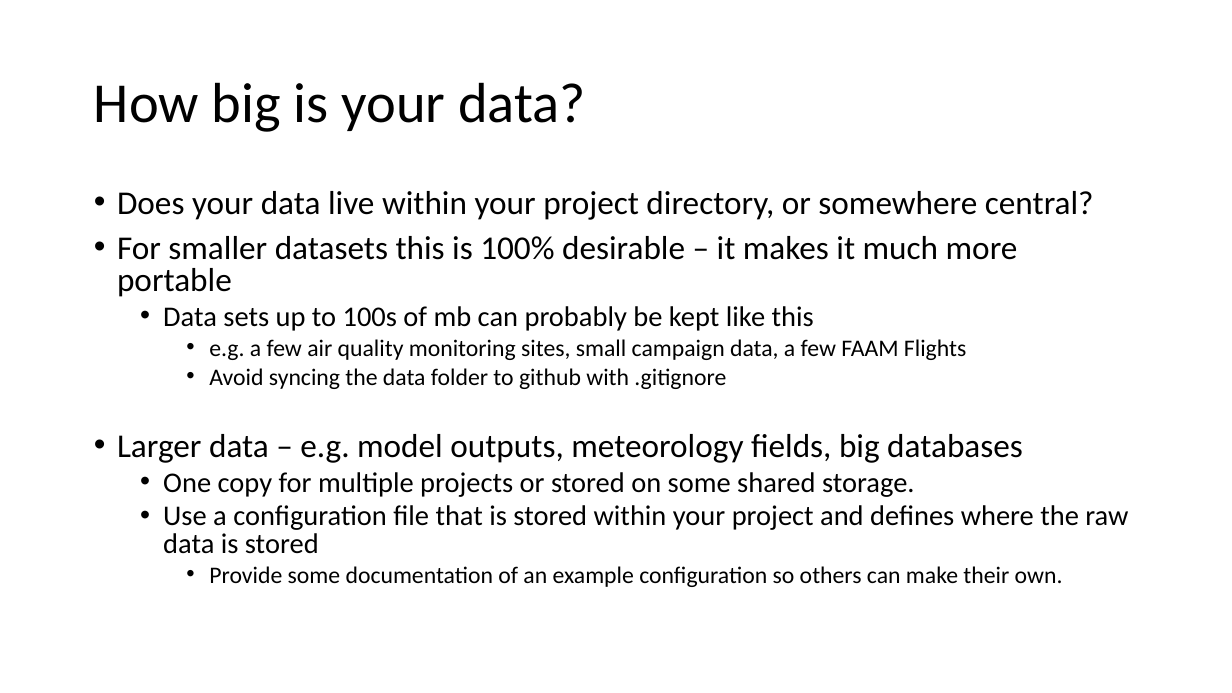
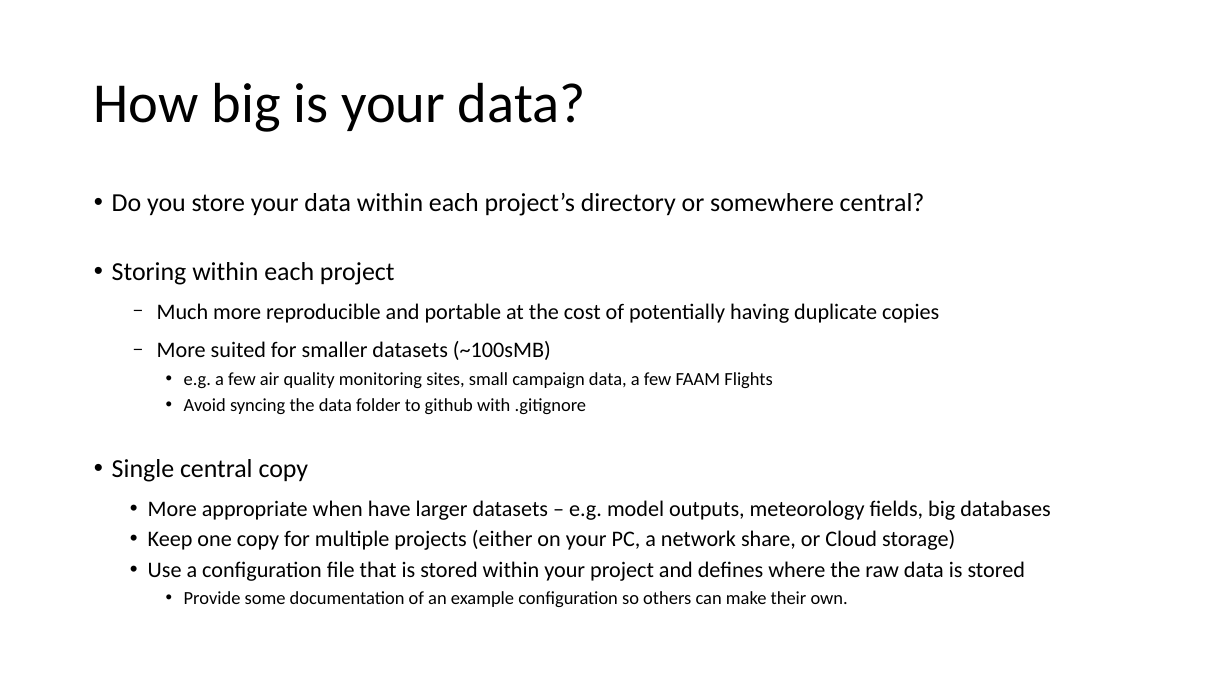
Before and after one commit to lidiaalfanti/r-course, a slide deck: slide 10 of courses/r-intro/docs/Intro to R 2023_day2.pptx. Drawn at 1232x693 pixels with LibreOffice and Linux fonts; fonts in the diff are those of the drawing. Boxes give left, top, right and bottom in pixels: in the first picture for what was removed or moved away, otherwise in the second. Text is boxed around its words. In the diff, an @@ line names an element or a change of style, - is before the commit and + after.

```diff
--- a/courses/r-intro/docs/Intro to R 2023_day2.pptx
+++ b/courses/r-intro/docs/Intro to R 2023_day2.pptx
@@ text at (x1=112, y1=193, x2=939, y2=360): text changed; size 25.9 to 17.3 pt @@
-• Does your data live within your project directory, or somewhere central?
-• For smaller datasets this is 100% desirable – it makes it much more portable
-  • Data sets up to 100s of mb can probably be kept like this
+• Do you store your data within each project’s directory or somewhere central?
+• Storing within each project
+  − Much more reproducible and portable at the cost of potentially having duplicate copies
+  − More suited for smaller datasets (~100sMB)
@@ text at (x1=148, y1=372, x2=1025, y2=607): size 18.5 to 14.4 pt in "e.g. a few air quality monitoring sites, ...", "Avoid syncing the data folder to github ...", "Provide some documentation of an example configuration ..."; size 22.2 to 17.3 pt in "Use a configuration file that is stored ..."; indent changed; line spacing 0.8 to 0.9 @@
@@ text at (x1=112, y1=459, x2=1050, y2=550): text changed; size 25.9 to 17.3 pt @@
-• Larger data – e.g. model outputs, meteorology fields, big databases
-  • One copy for multiple projects or stored on some shared storage.
+• Single central copy
+  • More appropriate when have larger datasets – e.g. model outputs, meteorology fields, big databases
+  • Keep one copy for multiple projects (either on your PC, a network share, or Cloud storage)
```
Also in this commit, not shown: 8 other slides changed, 2 slides added.
